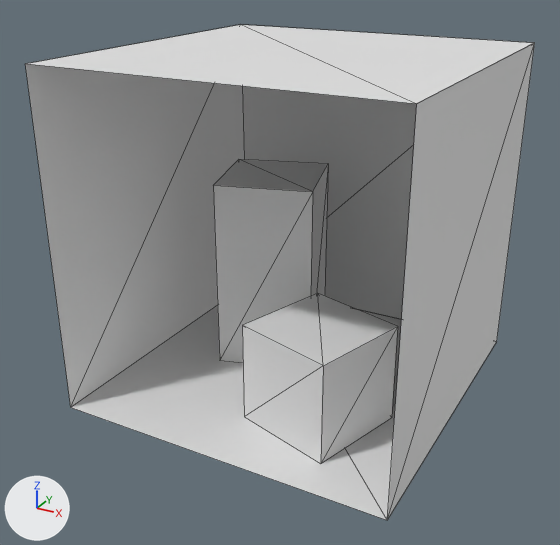
A saved change to the OBJ model RedNoise/models/cornell-box.obj.
The view is the same before and after, from a 50 mm camera at (5.44, -10.59, 4.39) aimed at (-0.14, -0.43, -0.69). The lights are fixed; the arrows at lower left show +X, +Y and +Z. Mesh edges are drawn as thin lines. Materials are left out; every surface is plain grey. Where no turn or scale is listed for an object, it has been applied to the vertices. Vertices at the same position are counted once.

Objects in the first picture: 'back_wall', 'ceiling', 'floor', 'left_wall', 'right_wall', 'short_box', 'tall_box'.
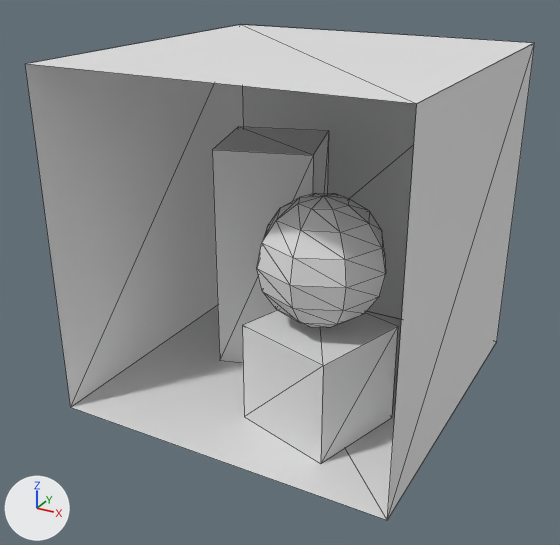
Location of each change, (x1, y1, x2, y2) in pixels of the pictures (560 x 545 px):
'tall_box', mesh rescaled (16% taller): before (213, 159, 328, 362); after (212, 127, 329, 362)
'sphere', added: after (257, 193, 386, 328)

The change in detail:
me_tall_box has 8 vertices, 10 faces and spans x -1.94..0.13, y -0.34..1.76, z -2.74..0.56.
me_tall_box is used by ob_tall_box; location (0.0, 0.0, 0.0).
me_tall_box part 1: the whole mesh is scaled about its middle by (1, 1, 1.18), then moved by (0.0, 0.0, 0.3).
Mesh me_sphere is new.
It is a UV sphere (8 segments, 8 rings, poles along z) spanning x -0.12..1.88, y -2.0..0.0, z -1.06..0.94.
Object 'sphere' (ob_sphere) is new; it shows me_sphere.
Its location is (0.0, 0.0, 0.0).
